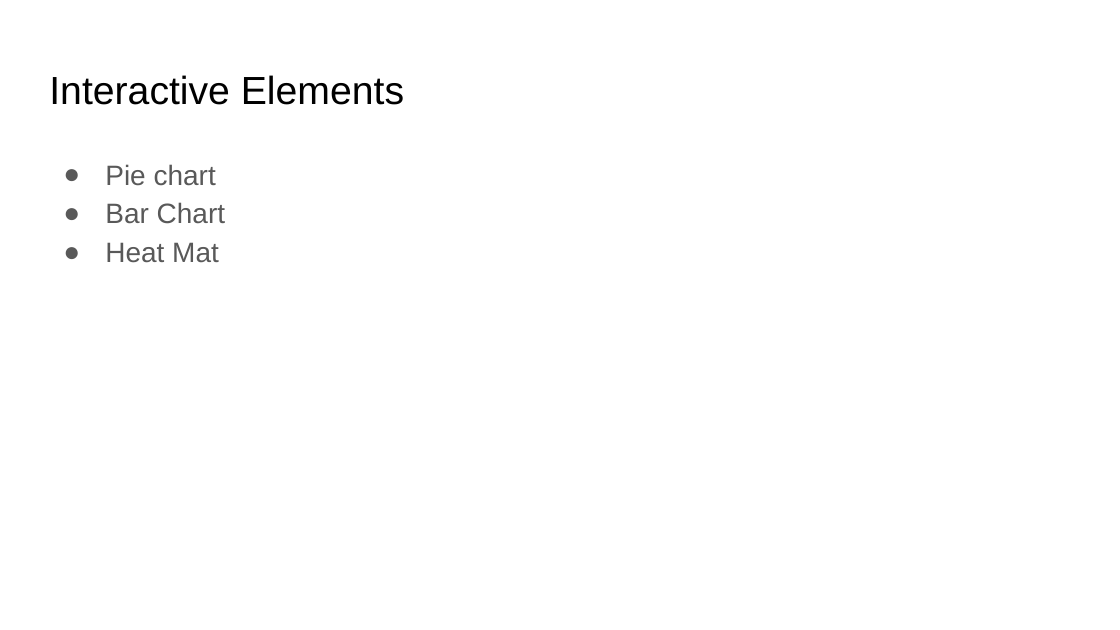
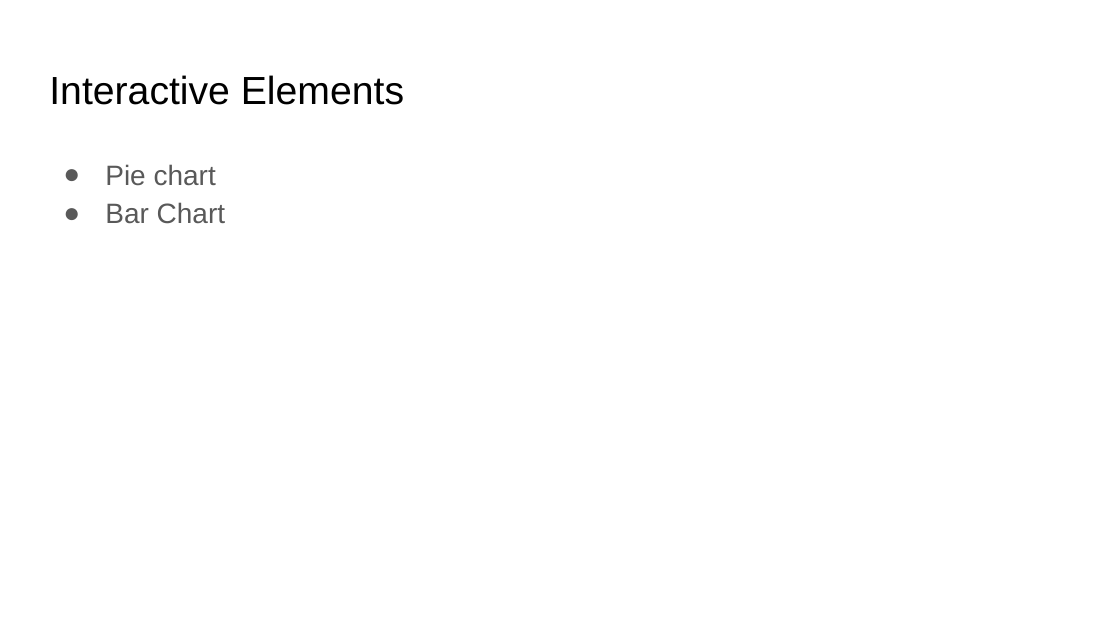
Before and after one commit to Tony-Lew/Team_3_Project, a slide deck: slide 4 of Dashboard Blueprint.pptx (slide 8 before the commit). Drawn at 1120x630 pixels with LibreOffice and Linux fonts; fonts in the diff are those of the drawing. Boxes give left, top, right and bottom in pixels: in the first picture for what was removed or moved away, otherwise in the second. Text is boxed around its words. In the diff, an @@ line names an element or a change of style, - is before the commit and + after.

```diff
--- a/Dashboard Blueprint.pptx
+++ b/Dashboard Blueprint.pptx
@@ text at (105, 242, 219, 263): paragraph removed @@
-● Heat Mat
```
Also in this commit, not shown: 6 slides added, 5 slides removed.
